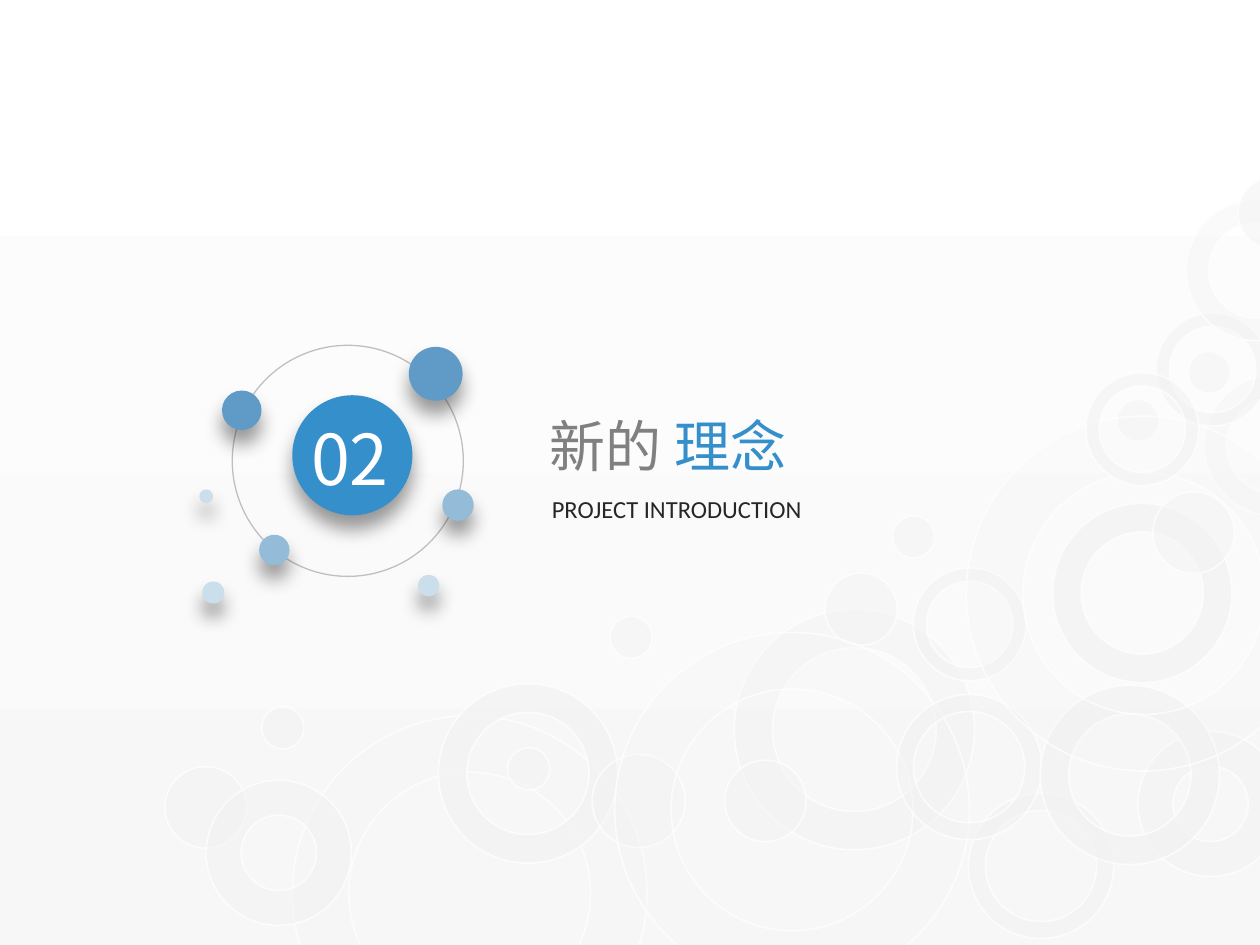
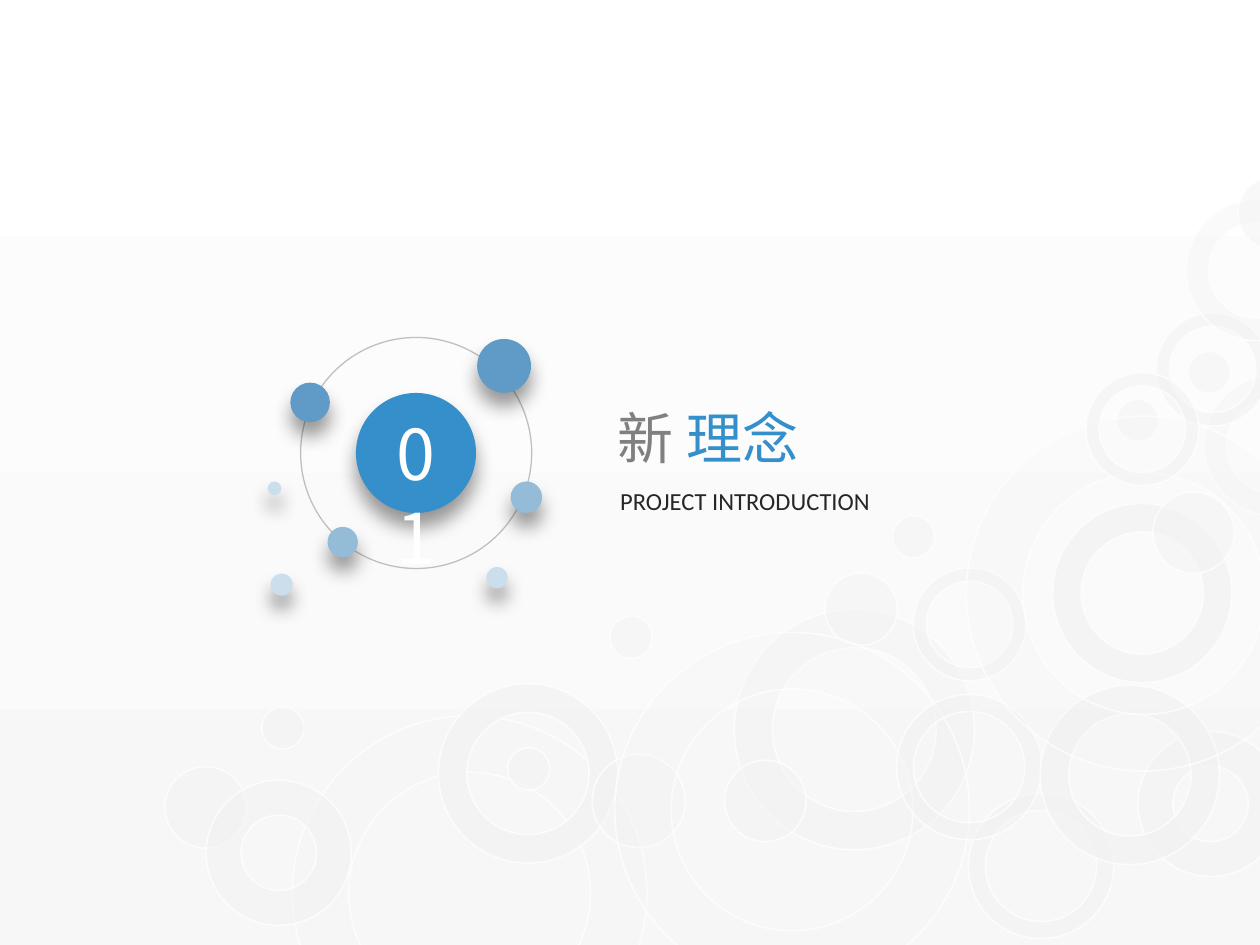
Before and after one commit to watermoonlx/presentation, a slide deck: slide 7 of [PO]PR Approval Control Panel.pptx. Drawn at 1260x945 pixels with LibreOffice and Linux fonts; fonts in the diff are those of the drawing. Boxes give left, top, right and bottom in pixels: in the first picture for what was removed or moved away, otherwise in the second. Text is boxed around its words. In the diff, an @@ line names an element or a change of style, - is before the commit and + after.

```diff
--- a/[PO]PR Approval Control Panel.pptx
+++ b/[PO]PR Approval Control Panel.pptx
@@ 3 ellipses: place and size @@
-3 ellipses at bbox=[232, 345, 462, 576]
+3 ellipses at bbox=[301, 338, 532, 568]
@@ ellipse: place and size @@
-ellipse at bbox=[292, 396, 412, 515]
+ellipse at bbox=[355, 393, 475, 513]
@@ text added at bbox=[370, 404, 461, 501], 40 pt, text #FFFFFF @@
+01
@@ text at bbox=[618, 411, 798, 463]: text changed; font Manrope to Noto Sans CJK SC; text colour #808080 to #358FCB @@
-新的 理念
+新 理念
@@ text removed at bbox=[311, 433, 389, 503] @@
-02
@@ 5 ellipses, 1 text: place and size @@
-5 ellipses, 1 text at bbox=[199, 391, 802, 604]
+5 ellipses, 1 text at bbox=[267, 383, 870, 596]
```
Also in this commit, not shown: 14 other slides changed, 12 slides added, 26 slides removed, 14 other files.
